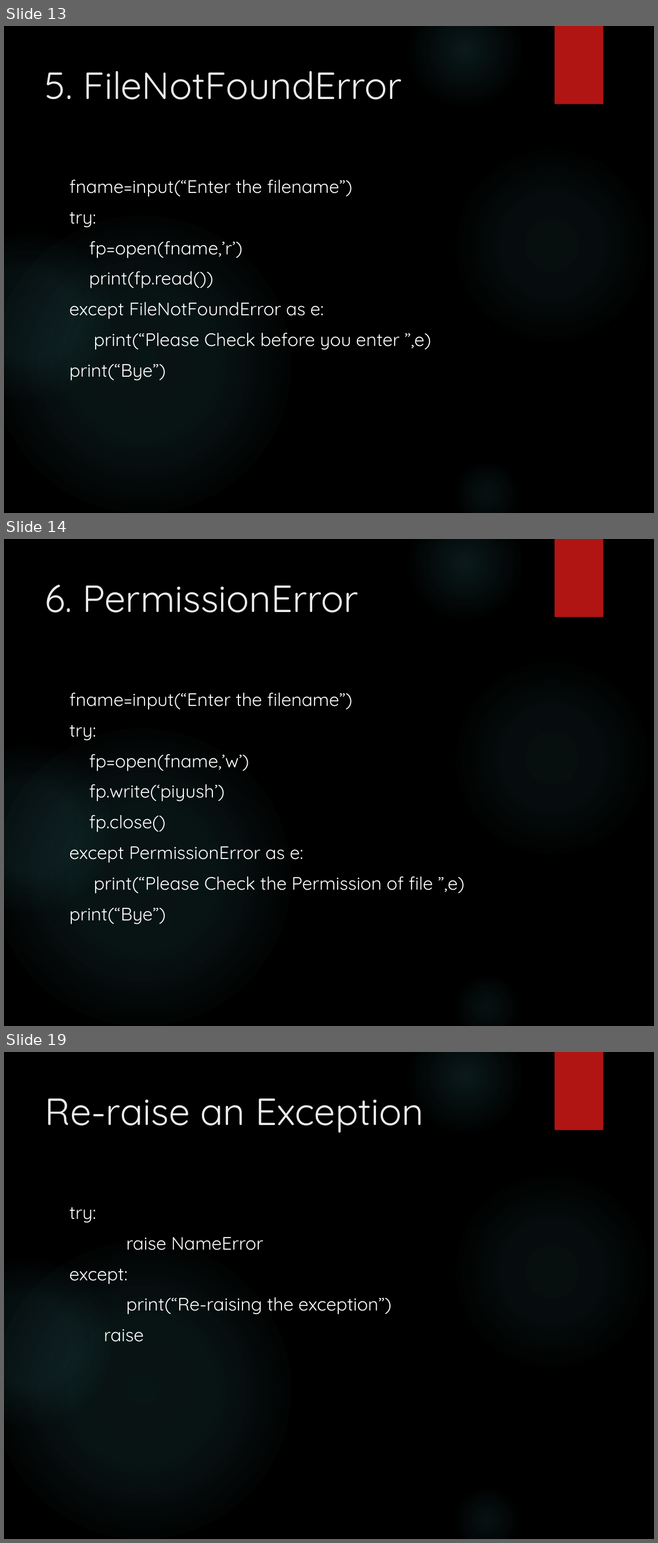
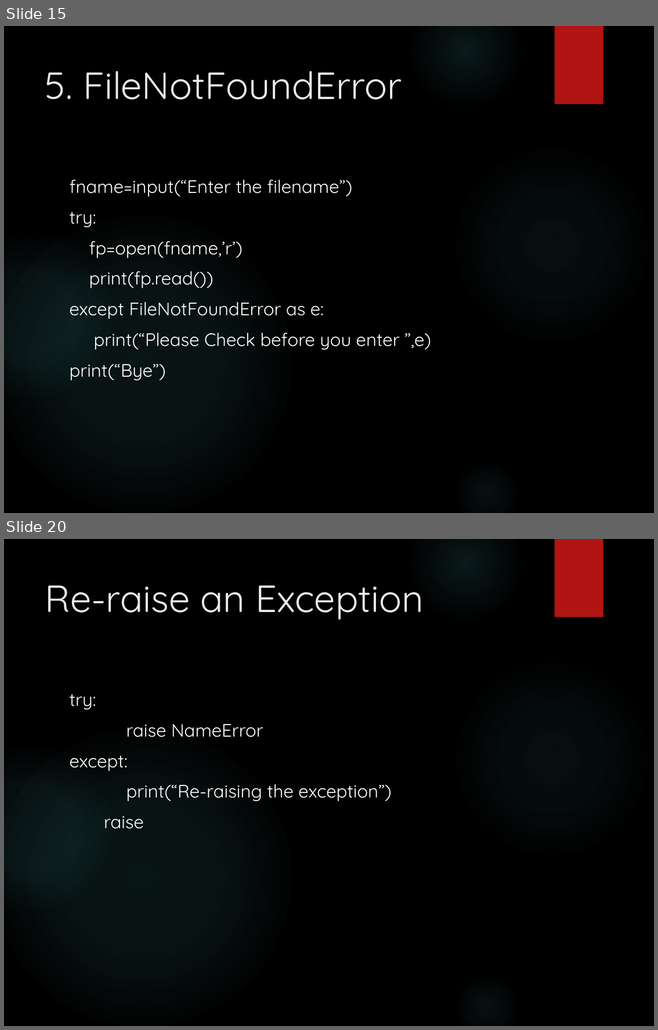
Before and after one commit to GLA-Python/python3.10.0, a slide deck: Topicwise PDF/Exception Handling.pptx. Shown one above the other, each under a label of ours: slides 13, 14 and 19 before the commit, slides 15 and 20 after it; the slides between them are not shown. The pictures are 658x1543 and 658x1030 pixels, drawn with LibreOffice and Linux fonts; fonts in the diff are those of the drawing; background and template pictures are left out. Boxes give left, top, right and bottom in pixels: in the first picture for what was removed or moved away, otherwise in the second. Text is boxed around its words. In the diff, an @@ line names an element or a change of style, - is before the commit and + after.

```diff
--- a/Topicwise PDF/Exception Handling.pptx
+++ b/Topicwise PDF/Exception Handling.pptx
@@ slide 14 removed at [4, 539, 654, 1026], background picture (left out); not listed: 6 template elements that a slide beside it also shows @@
@@ title removed at [45, 585, 358, 613] @@
-6. PermissionError
@@ text removed at [70, 693, 465, 925] @@
-fname=input(“Enter the filename”)
-try:
-fp=open(fname,’w’)
-fp.write(‘piyush’)
-fp.close()
-except PermissionError as e:
-print(“Please Check the Permission of file ”,e)
-print(“Bye”)
@@ what was slide 13 is now slide 15 @@
@@ what was slide 19 is now slide 20 @@
```
Also in this commit, not shown: 10 slides changed, 8 slides added, 7 other slides removed.
